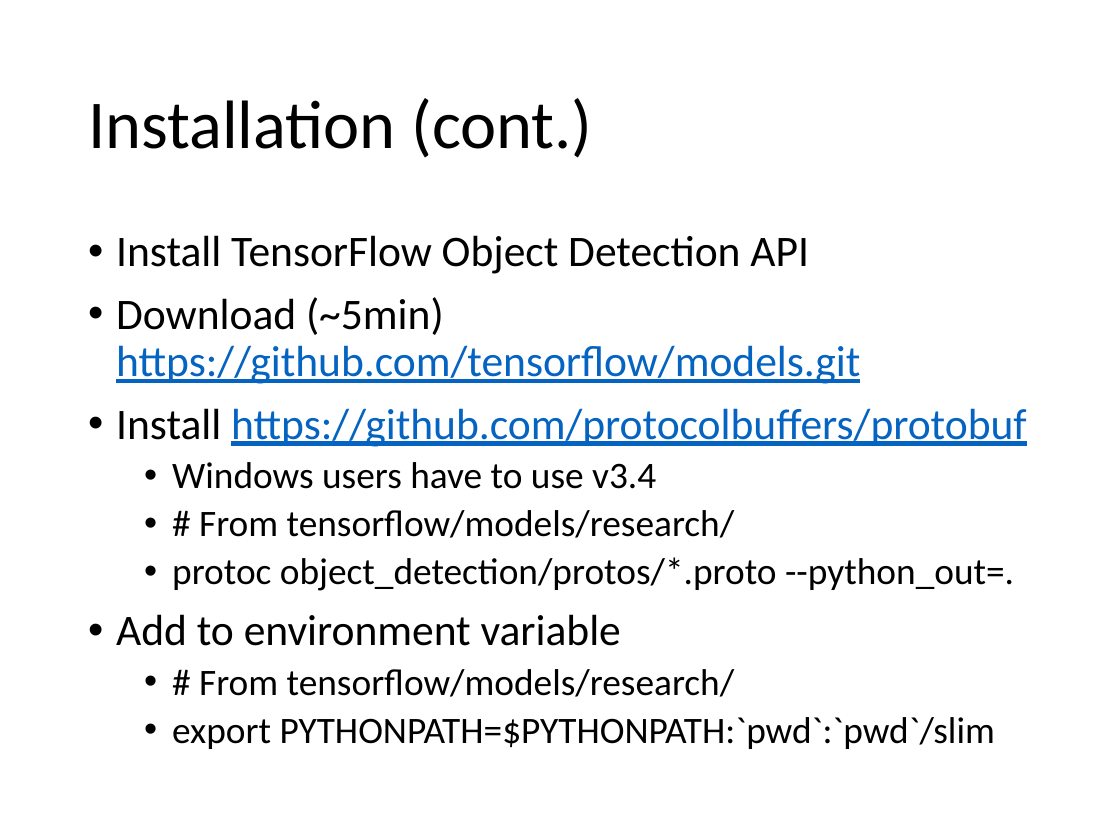
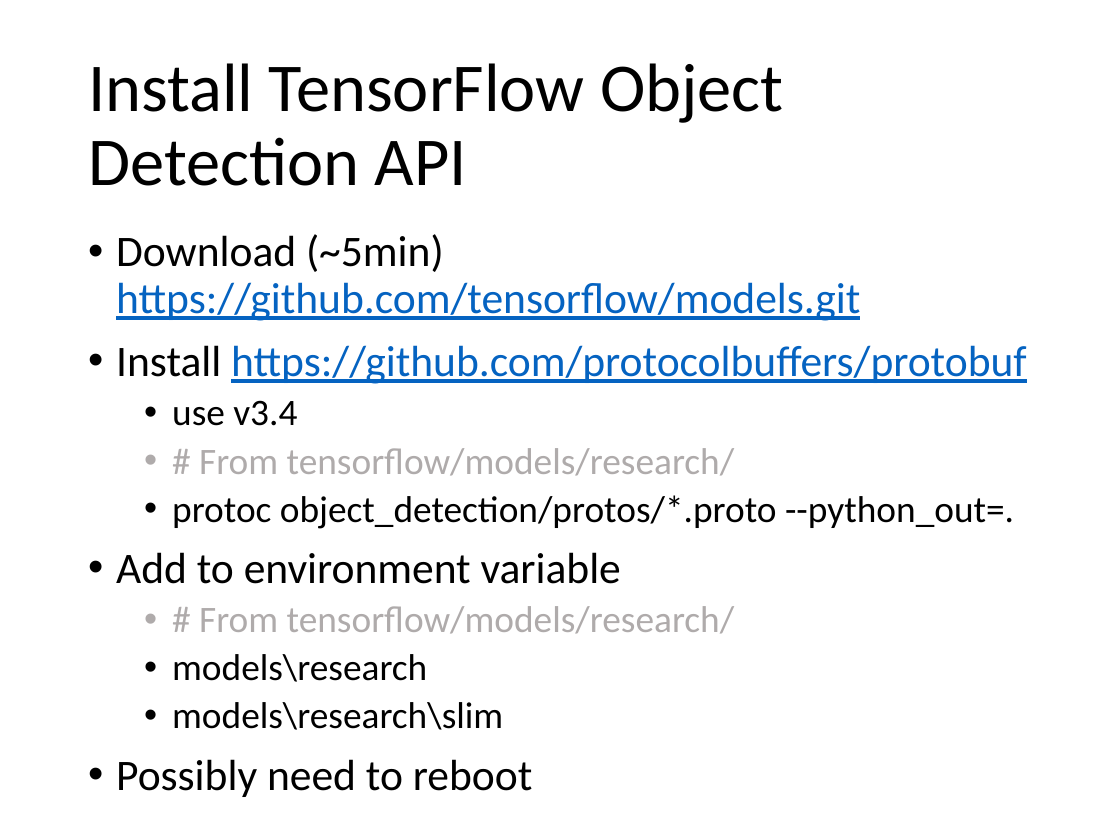
Before and after one commit to YichaoOU/self_driving_car, a slide deck: slide 7 of Tutorial/TensorFlow-Obj-API.pptx (slide 8 before the commit). Drawn at 1120x840 pixels with LibreOffice and Linux fonts; fonts in the diff are those of the drawing. Boxes give left, top, right and bottom in pixels: in the first picture for what was removed or moved away, otherwise in the second. Text is boxed around its words. In the diff, an @@ line names an element or a change of style, - is before the commit and + after.

```diff
--- a/Tutorial/TensorFlow-Obj-API.pptx
+++ b/Tutorial/TensorFlow-Obj-API.pptx
@@ title at bbox=[88, 63, 783, 186]: text changed @@
-Installation (cont.)
+Install TensorFlow Object Detection API
@@ text at bbox=[116, 235, 809, 274]: paragraph removed @@
-• Install TensorFlow Object Detection API
@@ text at bbox=[172, 400, 297, 426]: text changed @@
-  • Windows users have to use v3.4
+  • use v3.4
@@ text at bbox=[199, 448, 735, 634]: text colour #000000 to #AFABAB in "# From tensorflow/models/research/", "# From tensorflow/models/research/" @@
@@ text at bbox=[116, 654, 532, 797]: text changed @@
-  • export PYTHONPATH=$PYTHONPATH:`pwd`:`pwd`/slim
+  • models\research
+  • models\research\slim
+• Possibly need to reboot
```
Also in this commit, not shown: 4 other slides changed, 3 slides added, 1 slide removed, 22 other files.
